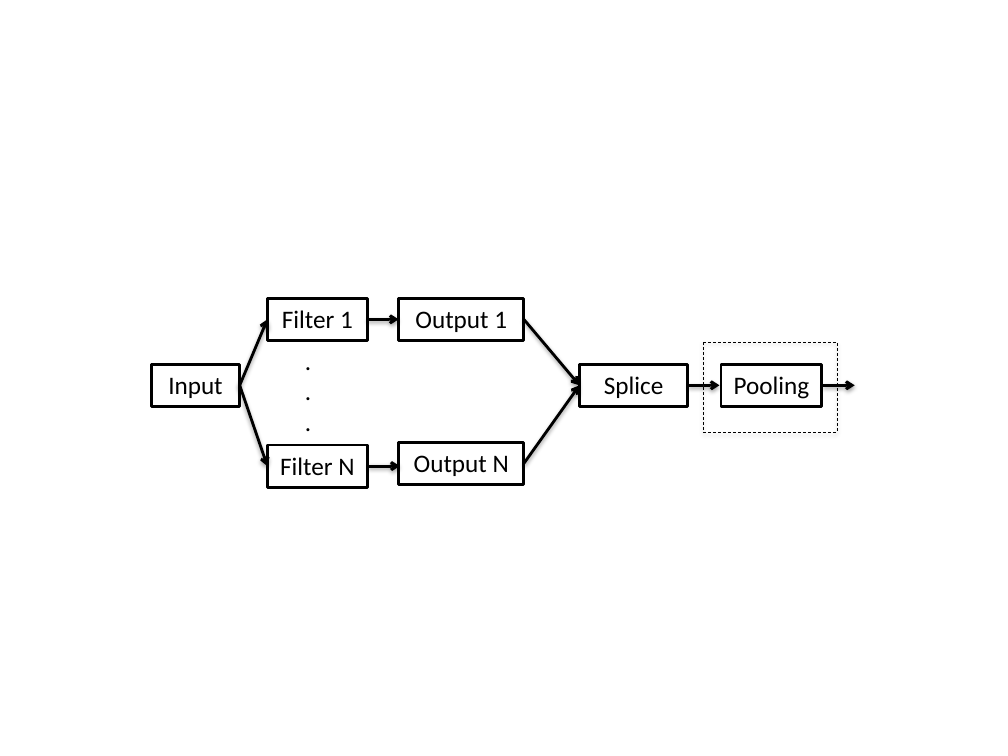
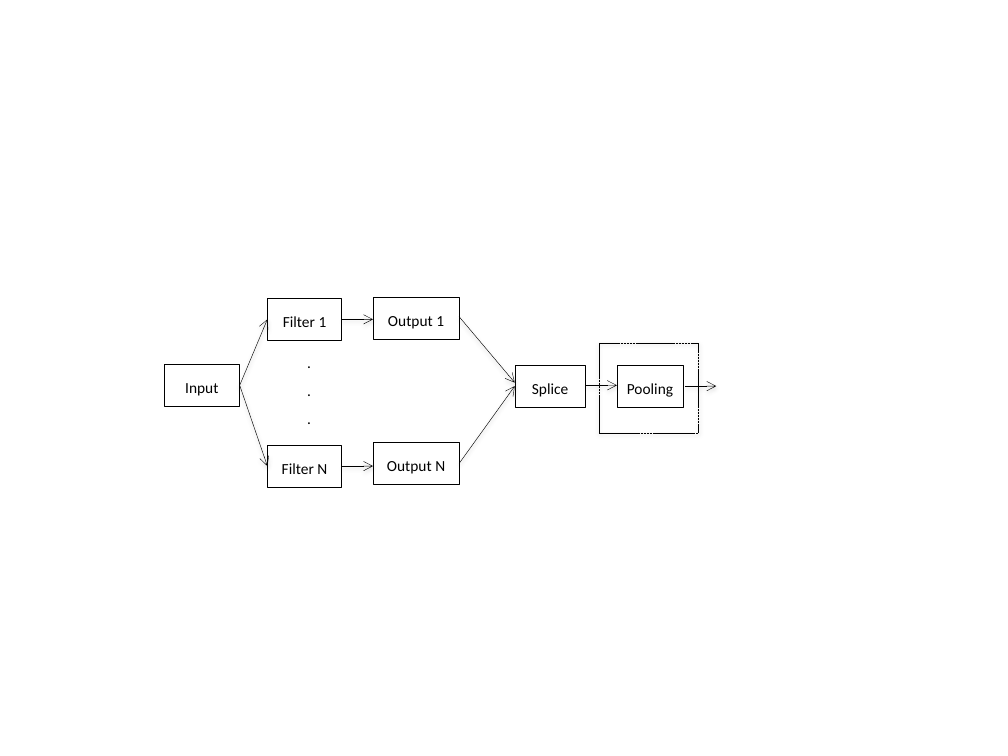
Before and after one commit to royzxq/Chord_Detection_Paper, a slide deck: slide 3 of figures.pptx. Drawn at 1008x756 pixels with LibreOffice and Linux fonts; fonts in the diff are those of the drawing. Boxes give left, top, right and bottom in pixels: in the first picture for what was removed or moved away, otherwise in the second. Text is boxed around its words. In the diff, an @@ line names an element or a change of style, - is before the commit and + after.

```diff
--- a/figures.pptx
+++ b/figures.pptx
@@ rectangle "Filter 1" resized from (x1=267, y1=298, x2=367, y2=341) to (x1=267, y1=298, x2=342, y2=341) @@
@@ rectangle "Output 1" resized from (x1=398, y1=298, x2=523, y2=341) to (x1=373, y1=296, x2=459, y2=339) @@
@@ arrow (240, 385) - (267, 320): stroke #000000 2 pt to #000000 0.3 pt @@
@@ arrow moved from (367, 320) - (398, 320) to (342, 320) - (373, 320) @@
@@ arrow (342, 320) - (373, 320): stroke #000000 2 pt to #000000 0.3 pt @@
@@ arrow moved from (524, 320) - (580, 385) to (459, 317) - (515, 383) @@
@@ arrow (459, 317) - (515, 383): stroke #000000 2 pt to #000000 0.3 pt @@
@@ text "." at (x1=295, y1=339, x2=324, y2=431): size 18 to 11 pt; alignment left to centre; line spacing 1 to 1.5 @@
@@ frame resized from (x1=704, y1=342, x2=838, y2=431) to (x1=599, y1=343, x2=699, y2=432) @@
@@ frame at (x1=599, y1=343, x2=699, y2=432): outline #000000 0.5 pt dashed to #000000 0.3 pt dashed @@
@@ rectangle "Input" resized from (x1=151, y1=364, x2=240, y2=406) to (x1=164, y1=364, x2=240, y2=406) @@
@@ arrow (240, 385) - (267, 466): stroke #000000 2 pt to #000000 0.3 pt @@
@@ arrow moved from (524, 464) - (580, 385) to (459, 464) - (515, 386) @@
@@ arrow (459, 464) - (515, 386): stroke #000000 2 pt to #000000 0.3 pt @@
@@ rectangle "Splice" resized from (x1=580, y1=364, x2=688, y2=406) to (x1=515, y1=365, x2=586, y2=407) @@
@@ arrow moved from (688, 385) - (720, 385) to (586, 385) - (617, 385) @@
@@ arrow (586, 385) - (617, 385): stroke #000000 2 pt to #000000 0.3 pt @@
@@ size 18 to 11 pt; line spacing 1 to 1.5; outline #000000 2 pt to #000000 0.3 pt in 7 elements at (x1=164, y1=364, x2=240, y2=406), (x1=267, y1=298, x2=342, y2=341), (x1=267, y1=445, x2=342, y2=487), (x1=373, y1=443, x2=459, y2=485), (x1=373, y1=296, x2=459, y2=339), (x1=515, y1=365, x2=586, y2=407), (x1=617, y1=365, x2=683, y2=407) @@
@@ rectangle "Pooling" resized from (x1=721, y1=364, x2=822, y2=406) to (x1=617, y1=365, x2=683, y2=407) @@
@@ arrow moved from (824, 385) - (855, 385) to (685, 386) - (717, 386) @@
@@ arrow (685, 386) - (717, 386): stroke #000000 2 pt to #000000 0.3 pt @@
@@ rectangle "Filter N" resized from (x1=267, y1=445, x2=367, y2=487) to (x1=267, y1=445, x2=342, y2=487) @@
@@ rectangle "Output N" resized from (x1=398, y1=443, x2=523, y2=485) to (x1=373, y1=443, x2=459, y2=485) @@
@@ arrow moved from (369, 466) - (400, 466) to (342, 466) - (373, 466) @@
@@ arrow (342, 466) - (373, 466): stroke #000000 2 pt to #000000 0.3 pt @@
```
Also in this commit, not shown: 1 other slide changed, 1 slide added, 7 other files.
